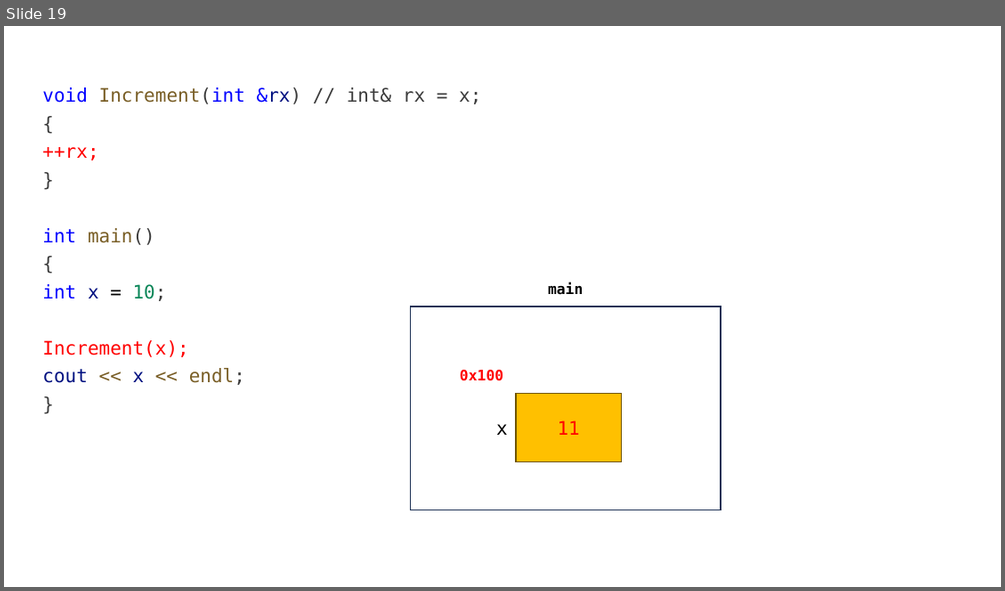
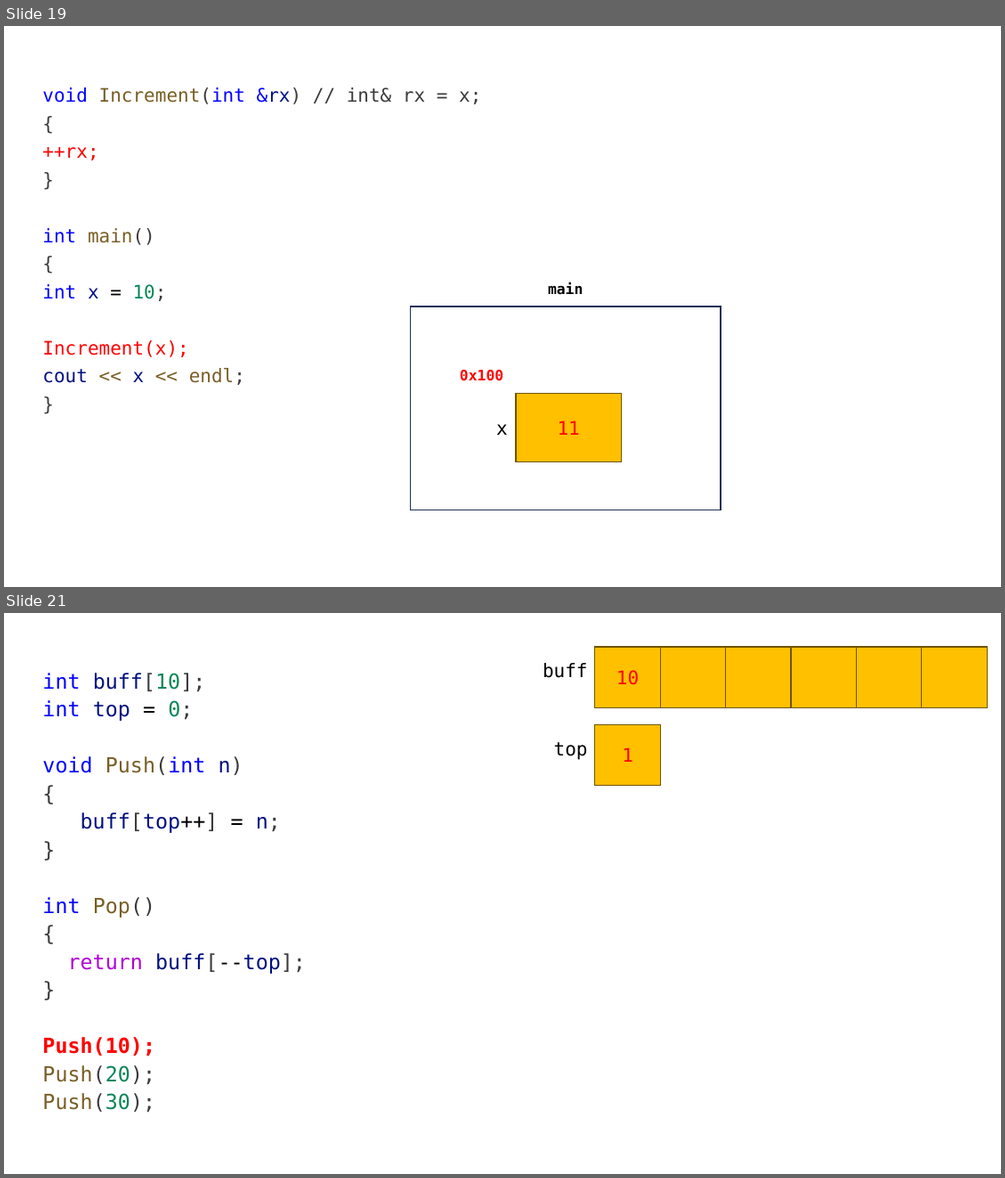
Before and after one commit to yoondev-classroom/cpp_250512, a slide deck: cpp_250512.pptx. Shown one above the other, each under a label of ours: slide 19 before the commit, slides 19 and 21 after it; the slides between them are not shown. The pictures are 1005x591 and 1005x1178 pixels, drawn with LibreOffice and Linux fonts; fonts in the diff are those of the drawing. Boxes give left, top, right and bottom in pixels: in the first picture for what was removed or moved away, otherwise in the second. Text is boxed around its words. In the diff, an @@ line names an element or a change of style, - is before the commit and + after.

```diff
--- a/cpp_250512.pptx
+++ b/cpp_250512.pptx
@@ slide 21 added at (x1=4, y1=613, x2=1001, y2=1174), background #FFFFFF @@
@@ text added at (x1=542, y1=663, x2=588, y2=678), 18 pt, text #000000 @@
+buff
@@ rectangle added at (x1=595, y1=647, x2=660, y2=707), fill #FFC000, outline #705400 1 pt, 18 pt, text #FF0000 @@
+10
@@ rectangle added at (x1=661, y1=647, x2=726, y2=707), fill #FFC000, outline #705400 1 pt @@
@@ rectangle added at (x1=726, y1=647, x2=791, y2=707), fill #FFC000, outline #705400 1 pt @@
@@ rectangle added at (x1=792, y1=647, x2=857, y2=707), fill #FFC000, outline #705400 1 pt @@
@@ rectangle added at (x1=857, y1=647, x2=922, y2=707), fill #FFC000, outline #705400 1 pt @@
@@ rectangle added at (x1=922, y1=647, x2=987, y2=707), fill #FFC000, outline #705400 1 pt @@
@@ text added at (x1=42, y1=673, x2=306, y2=1112), 20 pt, text #3B3B3B @@
+int buff[10];
+int top = 0;
+void Push(int n)
+{
+buff[top++] = n;
+}
+int Pop()
+{
+return buff[--top];
+}
+Push(10);
+Push(20);
+Push(30);
@@ text added at (x1=554, y1=742, x2=588, y2=760), 18 pt, text #000000 @@
+top
@@ rectangle added at (x1=595, y1=724, x2=660, y2=785), fill #FFC000, outline #705400 1 pt, 18 pt, text #FF0000 @@
+1
```
Also in this commit, not shown: 8 other slides added, 2 other files.
